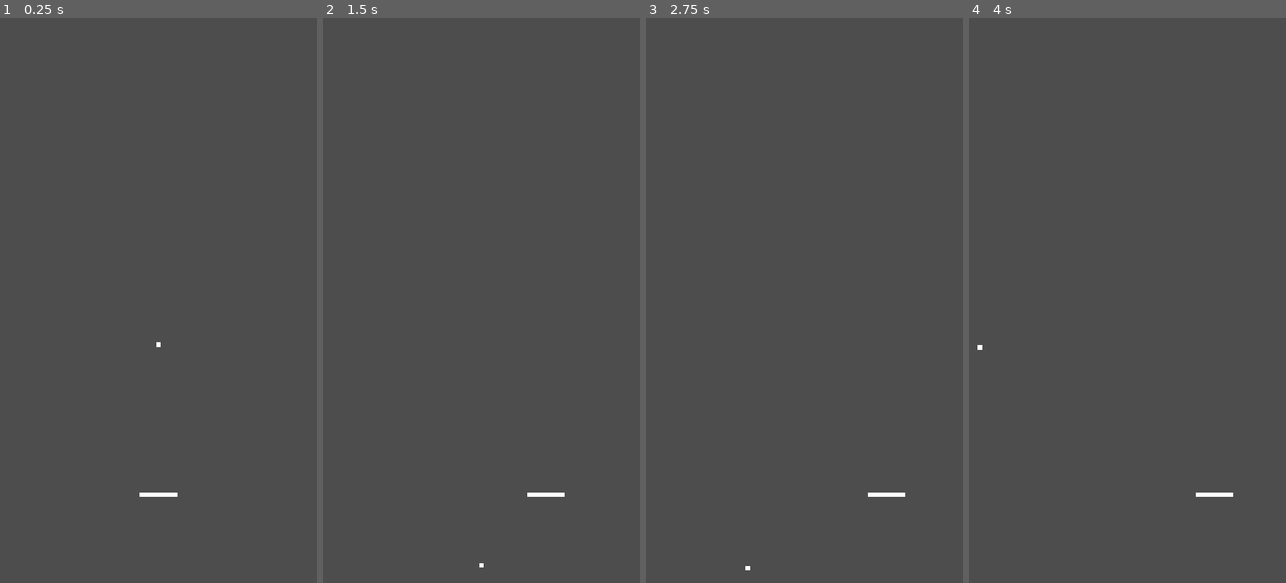
Above: before the commit, frames 1-4 (left to right).
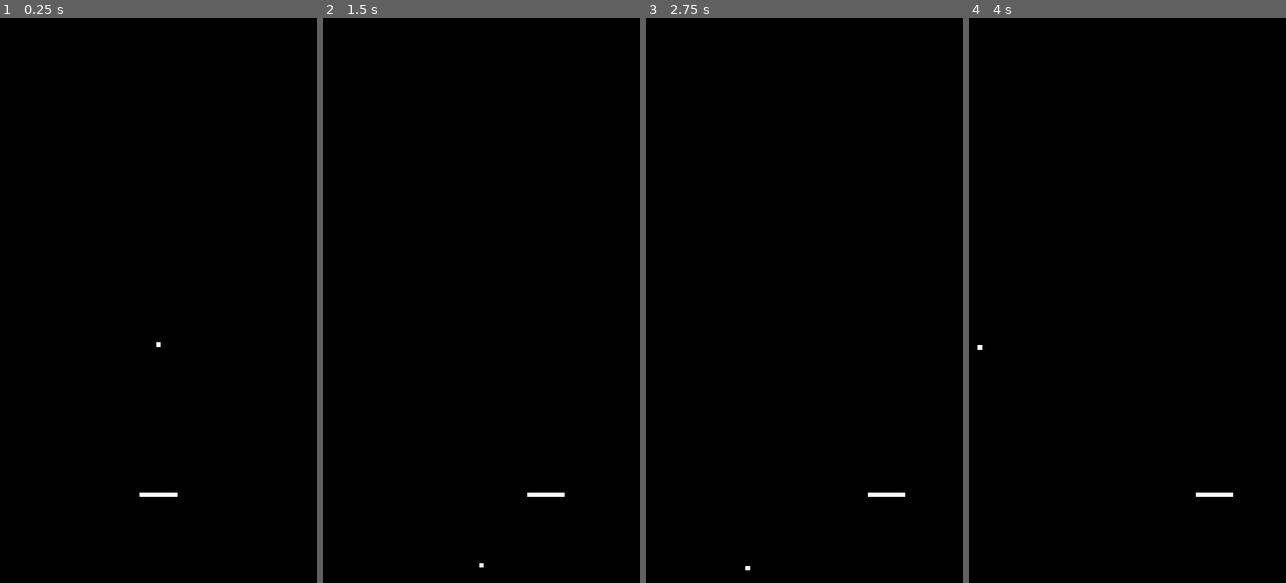
Above: after the commit, the same moments.

Repository: hoalex21/PongShot
Game: Godot game, scene res://game.tscn
Same seed, same stepped clock (60 frames per second), same inputs: the game is played once before the commit and once after it.
Inputs:
- Up to frame 1 (0.25 s): no input
- Up to frame 2 (1.5 s): tap Enter at 0.5 s; hold Right (move_right) 0.53-1.28 s; tap Space at 1.25 s; hold Left (move_left) from 1.28 s (still down)
- Up to frame 3 (2.75 s): tap Enter at 2 s; release Left (move_left) at 2.03 s; hold Right (move_right) from 2.03 s (still down)
- Up to frame 4 (4 s): tap Space at 2.75 s; tap Enter at 3.5 s; release Right (move_right) at 3.53 s; hold Left (move_left) from 3.53 s (still down)

The runs differ from the first frame. In frame 1, 100% of the frame differs, in the area x 0-100%, y 0-100%; in frame 2, 100%; in frame 3, 100%; in frame 4, 100%.

Commit message:
make ball class

Diff:
--- a/ball.gd
+++ b/ball.gd
@@ -1,4 +1,6 @@
 extends Area2D
+
+class_name Ball
 
 signal hit(area)
 
--- a/game.gd
+++ b/game.gd
@@ -16,11 +16,19 @@
 	pass
 
 
+func spawn_mob(mob_scene):
+	var mob = mob_scene.instantiate()
+	var mob_position = Vector2(randf_range(mob.min_x, mob.max_x), mob.initial_y)
+	mob.set_position(mob_position)
+	add_child(mob)
+
+
 func _on_player_hit(area):
-	var name = area.get_name()
-	var node_path = NodePath(name)
+	var area_name = area.get_name()
+	var node_path = NodePath(area_name)
+	var node = get_node(node_path)
 
-	if name == "Ball":
+	if node is Ball:
 		var ball_pos = area.get_position()
 		var player_pos = $Player.get_position()
 
@@ -31,16 +39,9 @@
 		get_node(node_path).hit_paddle(x)
 
 
-func spawn_mob(mob_scene):
-	var mob = mob_scene.instantiate()
-	var mob_position = Vector2(randf_range(mob.min_x, mob.max_x), mob.initial_y)
-	mob.set_position(mob_position)
-	add_child(mob)
-
-
 func _on_ball_hit(area):
-	var name = area.get_name()
-	var node_path = NodePath(name)
+	var area_name = area.get_name()
+	var node_path = NodePath(area_name)
 	var node = get_node(node_path)
 
 	if node is Mob:
--- a/mob.gd
+++ b/mob.gd
@@ -1,8 +1,6 @@
 extends Node2D
 
 class_name Mob
-
-signal hit
 
 @export var speed = 20
 @export var min_x = 0
--- a/project.godot
+++ b/project.godot
@@ -37,3 +37,4 @@
 [rendering]
 
 textures/canvas_textures/default_texture_filter=3
+environment/defaults/default_clear_color=Color(0, 0, 0, 1)
--- a/ufo.tscn
+++ b/ufo.tscn
@@ -8,7 +8,7 @@
 
 [node name="Ufo" type="Area2D"]
 position = Vector2(2.08165e-12, 2.08165e-12)
-scale = Vector2(7, 7)
+scale = Vector2(6, 6)
 script = ExtResource("1_5blgm")
 min_x = 80
 max_x = 1000
